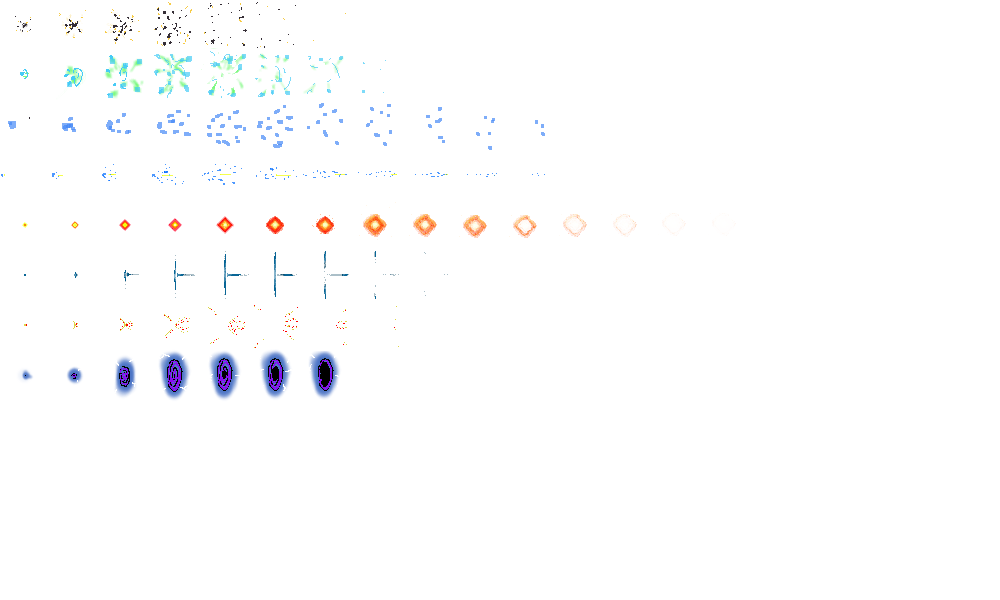
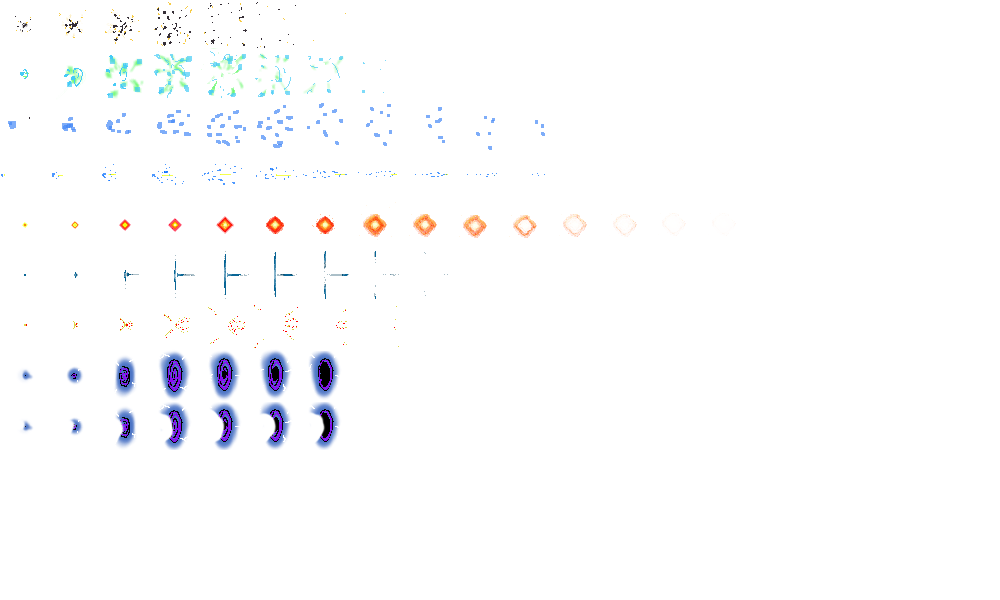
Layered file, before and after one edit (1000x600). Changes by layer:
painted on "Layer #1" over box(18, 402, 341, 450)
